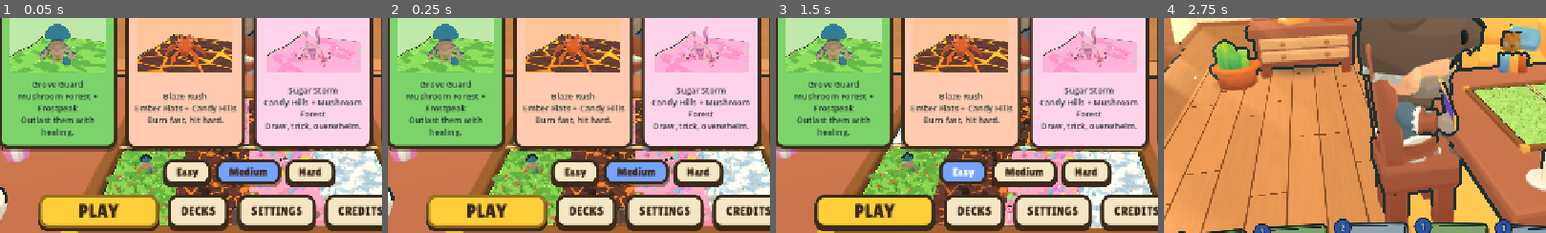
Above: before the commit, frames 1-4 (left to right).
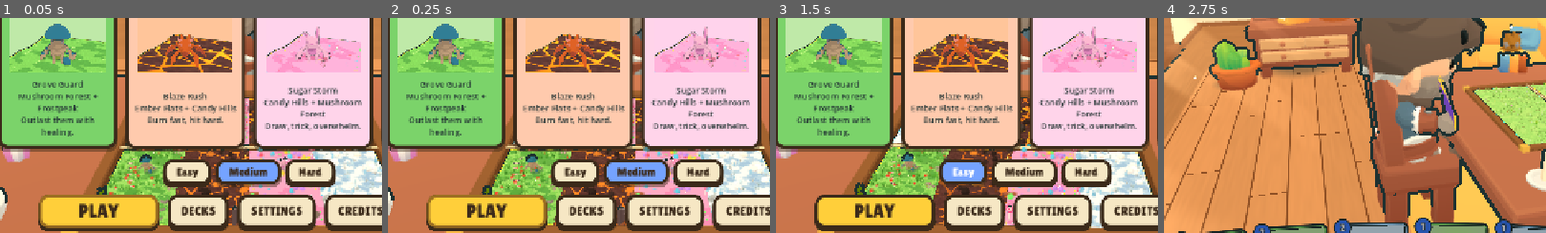
Above: after the commit, the same moments.

Repository: muriarty1893/cardwards
Game: Godot game, scene res://menus/main_menu.tscn
The game is run twice, just before and just after one commit, with the same random seed, the same clock (stepped at 60 frames per second) and the same inputs.
Inputs:
- Up to frame 1 (0.05 s): no input
- Up to frame 2 (0.25 s): no input
- Up to frame 3 (1.5 s): click "Easy" at 0.5 s; click "Easy" at 1.25 s
- Up to frame 4 (2.75 s): click "PLAY" at 2 s
The pictures show only the part of the screen within x 17-67%, y 36-86%; the shares and areas given below are measured in that part.

The runs differ from the first frame. In frame 1, 1.8% of the frame differs, in the area x 25-49%, y 60-97%; in frame 2, 1.8%, in the area x 24-48%, y 60-96%; in frame 3, 1.8%; in frame 4, nothing differs.

Commit message:
feat: Mushroom Forest looks - pond glade, giant shroom grove, mossy knoll
Co-Authored-By: Claude Opus 5.5 <noreply@anthropic.com>

Diff:
--- a/tests/test_land_looks.gd
+++ b/tests/test_land_looks.gd
@@ -33,3 +33,10 @@
 	_expect(1, 1, ["BasaltColumns", "Bridge"], false)
 	_expect(1, 2, ["Ridge", "Vents", "Stumps"], true)
 	return true
+
+
+func test_mushroom_looks() -> bool:
+	_expect(0, 0, ["Pond", "LongGrass", "Reeds"], false)
+	_expect(0, 1, ["GiantShrooms", "Log", "FairyRing"], false)
+	_expect(0, 2, ["Knoll", "Boulders"], false)
+	return true
--- a/view/board/land_looks.gd
+++ b/view/board/land_looks.gd
@@ -21,6 +21,12 @@
 			_lava_rift(ctx)
 		Vector2i(1, 2):
 			_ash_slopes(ctx)
+		Vector2i(0, 0):
+			_pond_glade(ctx)
+		Vector2i(0, 1):
+			_shroom_grove(ctx)
+		Vector2i(0, 2):
+			_mossy_knoll(ctx)
 		_:
 			return false
 	return true
@@ -270,3 +276,126 @@
 		br.rotation.z = -0.9
 		stumps.add_child(br)
 	SetPieces.add_piece(ctx, stumps, Vector3.ZERO, other, other)
+
+
+# --- Mushroom Forest -------------------------------------------------------------------------------
+
+const GRASS: Array = ["#5bbd42", "#6fcf4c", "#86dd5e", "#52b03e"]
+const MOSS := Color("#5aa84a")
+const BARK := Color("#7a5232")
+
+
+## A pond with ripples, lily pads and reeds in the back corner; long swaying grass along both sides.
+static func _pond_glade(ctx: Dictionary) -> void:
+	var box: Rect2 = ctx["box"]
+	var rng := _rng(ctx)
+	var rx: float = box.size.x * 0.5
+	var rz: float = minf(box.size.y * 0.42, rx * 1.9)
+	var c: Vector3 = _at(box, 0.5, lerpf(0.5, _back(ctx), 0.3))
+	var pond := Node3D.new()
+	pond.name = "Pond"
+	pond.add_child(SetPieces.pool(0, rx, rz))
+	for i: int in 3:
+		var a: float = rng.randf() * TAU
+		var e: float = rng.randf_range(0.2, 0.6)
+		var pad := SetPieces.cyl(0.07, 0.07, 0.008, Color("#4fbf4a"), Vector3(cos(a) * rx * e, 0.014, sin(a) * rz * e), 12)
+		pond.add_child(pad)
+		if i == 0:
+			pond.add_child(SetPieces.sphere(0.03, Color("#ffd0e8"), Vector3(cos(a) * rx * e, 0.04, sin(a) * rz * e), Vector3(1, 0.7, 1), 8))
+	SetPieces.add_piece(ctx, pond, c, Rect2(c.x - rx, c.z - rz, rx * 2.0, rz * 2.0), box)
+	# Reeds at the pond's far end.
+	var reeds := Node3D.new()
+	reeds.name = "Reeds"
+	var rz0: float = c.z + rz * (1.0 if _back(ctx) > 0.5 else -1.0) * 0.75
+	for i: int in 5:
+		var x: float = c.x + rng.randf_range(-rx * 0.8, rx * 0.8)
+		var z: float = clampf(rz0 + rng.randf_range(-0.06, 0.06), box.position.y + 0.03, box.end.y - 0.03)
+		var hh: float = rng.randf_range(0.28, 0.45) * float(ctx["scale"])
+		reeds.add_child(SetPieces.cyl(0.008, 0.012, hh, Color("#5c8a3a"), Vector3(x, 0, z), 5))
+		reeds.add_child(SetPieces.cyl(0.022, 0.022, 0.07, Color("#7a4a2a"), Vector3(x, hh * 0.78, z), 6))
+	SetPieces.add_piece(ctx, reeds, Vector3.ZERO, Rect2(c.x - rx, rz0 - 0.1, rx * 2.0, 0.2), box)
+	for key: String in ["band", "other_band"]:
+		var band: Rect2 = ctx[key]
+		var g := Node3D.new()
+		g.name = "LongGrass"
+		g.add_child(SetPieces.long_grass(ctx, band, int(band.size.y * 22.0), GRASS))
+		SetPieces.add_piece(ctx, g, Vector3.ZERO, band, band)
+
+
+## Giant toadstools in the back corner, a fallen log along one side with ferns, a fairy ring in the other corner.
+static func _shroom_grove(ctx: Dictionary) -> void:
+	var box: Rect2 = ctx["box"]
+	var rng := _rng(ctx)
+	var sc: float = ctx["scale"]
+	var caps: Array[Color] = [Color("#e8483c"), Color("#e8873c"), Color("#b05ad8")]
+	var grove := Node3D.new()
+	grove.name = "GiantShrooms"
+	var n: int = 3
+	for i: int in n:
+		var hh: float = lerpf(0.75, 0.45, float(i) / n) * sc
+		var cr: float = hh * 0.42
+		var v: float = lerpf(_back(ctx), 0.5, float(i) / n) * 0.8 + 0.1
+		var x: float = clampf(box.get_center().x + rng.randf_range(-0.05, 0.05), box.position.x + cr, box.end.x - cr)
+		var t: Node3D = SetPieces.toadstool(hh, caps[i % caps.size()], rng)
+		t.position = Vector3(x, 0, lerpf(box.position.y, box.end.y, v))
+		grove.add_child(t)
+	SetPieces.add_piece(ctx, grove, Vector3.ZERO, box, box)
+	var band: Rect2 = ctx["band"]
+	var log := Node3D.new()
+	log.name = "Log"
+	var lr: float = clampf(band.size.x * 0.45, 0.06, 0.1)
+	var ll: float = minf(band.size.y * 0.5, 1.1)
+	var lz: float = lerpf(band.position.y + ll / 2.0, band.end.y - ll / 2.0, rng.randf())
+	var trunk := SetPieces.mesh(Palette.cylinder(lr, lr, ll, 12), BARK, Vector3.ZERO)
+	trunk.rotation.x = PI / 2.0
+	trunk.position = Vector3(band.get_center().x, lr, lz)
+	log.add_child(trunk)
+	for sz: float in [-1.0, 1.0]:
+		var end := SetPieces.mesh(Palette.cylinder(lr * 0.85, lr * 0.85, 0.012, 12), Color("#d8b483"), Vector3.ZERO)
+		end.rotation.x = PI / 2.0
+		end.position = Vector3(band.get_center().x, lr, lz + sz * ll / 2.0)
+		log.add_child(end)
+	log.add_child(SetPieces.sphere(lr * 0.7, MOSS, Vector3(band.get_center().x, lr * 1.7, lz + ll * 0.15), Vector3(1.2, 0.45, 2.0), 8))
+	var fern: Node3D = SetPieces.model("nature/Fern_1", 0.22 * sc)
+	fern.position = Vector3(band.get_center().x, 0, clampf(lz + ll / 2.0 + 0.12, band.position.y, band.end.y))
+	log.add_child(fern)
+	SetPieces.add_piece(ctx, log, Vector3.ZERO, Rect2(band.position.x, lz - ll / 2.0, band.size.x, ll), band)
+	var other: Rect2 = ctx["other_box"]
+	var ring := Node3D.new()
+	ring.name = "FairyRing"
+	var rr: float = minf(other.size.x, other.size.y) * 0.38
+	var rc: Vector3 = _at(other, 0.5, 0.5)
+	for i: int in 9:
+		var a: float = TAU * i / 9.0
+		var t: Node3D = SetPieces.toadstool(rng.randf_range(0.08, 0.12), Color("#fff2e0") if i % 3 else Color("#ffcf6a"), rng)
+		t.position = rc + Vector3(cos(a) * rr, 0, sin(a) * rr)
+		ring.add_child(t)
+	SetPieces.add_piece(ctx, ring, Vector3.ZERO, Rect2(rc.x - rr - 0.06, rc.z - rr - 0.06, rr * 2.0 + 0.12, rr * 2.0 + 0.12), other)
+
+
+## A raised mossy knoll with a big tree in the back corner, mossy boulders in the other; the lane shader paints
+## clover patches and a stepping-stone path.
+static func _mossy_knoll(ctx: Dictionary) -> void:
+	var box: Rect2 = ctx["box"]
+	var rng := _rng(ctx)
+	var sc: float = ctx["scale"]
+	var knoll := Node3D.new()
+	knoll.name = "Knoll"
+	var rx: float = box.size.x * 0.5
+	var rz: float = minf(box.size.y * 0.45, rx * 2.2)
+	var c: Vector3 = _at(box, 0.5, lerpf(0.5, _back(ctx), 0.2))
+	knoll.add_child(SetPieces.sphere(1.0, MOSS, Vector3(0, -0.02, 0), Vector3(rx, 0.24 * sc, rz), 18))
+	knoll.add_child(SetPieces.sphere(1.0, Color("#6fbf55"), Vector3(0, 0.0, 0), Vector3(rx * 0.7, 0.26 * sc, rz * 0.7), 16))
+	var tree: Node3D = SetPieces.model("nature/CommonTree_1" if rng.randf() < 0.5 else "nature/CommonTree_3", 0.95 * sc, Toon.NO_TINT, 0.03)
+	tree.position = Vector3(0, 0.2 * sc, 0)
+	knoll.add_child(tree)
+	SetPieces.add_piece(ctx, knoll, c, Rect2(c.x - rx, c.z - rz, rx * 2.0, rz * 2.0), box)
+	var other: Rect2 = ctx["other_box"]
+	var boulders := Node3D.new()
+	boulders.name = "Boulders"
+	for i: int in 3:
+		var br: float = minf(other.size.x * 0.32, 0.16) * rng.randf_range(0.7, 1.0)
+		var p := Vector3(clampf(other.get_center().x + rng.randf_range(-0.05, 0.05), other.position.x + br, other.end.x - br), 0.0, lerpf(other.position.y + br, other.end.y - br, (i + 0.5) / 3.0))
+		boulders.add_child(SetPieces.sphere(br, Color("#8f8a80"), p + Vector3(0, br * 0.35, 0), Vector3(1.0, 0.75, 1.0), 10))
+		boulders.add_child(SetPieces.sphere(br * 0.8, MOSS, p + Vector3(0, br * 0.85, 0), Vector3(1.0, 0.35, 1.0), 10))
+	SetPieces.add_piece(ctx, boulders, Vector3.ZERO, other, other)
--- a/view/board/lane.gdshader
+++ b/view/board/lane.gdshader
@@ -140,7 +140,26 @@
 vec3 features(int l, int v, vec2 p, vec2 pw, float side_d, vec3 col, inout vec3 emi) {
 	vec2 bc = (corner_box.xy + corner_box.zw) * 0.5;
 	vec2 bs = max(corner_box.zw - corner_box.xy, vec2(0.05));
-	if (l == 1) {
+	if (l == 0) {
+		if (v == 0) {          // Pond Glade: a darker damp shore around the pond
+			float d = length((p - bc) / (bs * vec2(0.62, 0.55)));
+			col = mix(col, col * vec3(0.72, 0.85, 0.7), (1.0 - smoothstep(0.75, 1.15, d)) * 0.7);
+		} else if (v == 1) {   // Giant Shroom Grove: dappled shade
+			float shade = smoothstep(0.45, 0.7, fbm(pw * 1.7 + 4.0));
+			col = mix(col, col * 0.78, shade * 0.6);
+		} else {               // Mossy Knoll: clover patches and a stepping-stone path from the knoll to the seam
+			float clover = smoothstep(0.58, 0.66, fbm(pw * 2.3 + 7.0));
+			col = mix(col, vec3(0.62, 0.86, 0.45), clover * 0.6);
+			float cell = 0.42;
+			float zc = (floor(p.y / cell) + 0.5) * cell;
+			float px = bc.x * 0.6 + 0.22 * sin(zc * 1.7 + 0.7);
+			vec2 sd = (p - vec2(px, zc)) / vec2(0.11, 0.08);
+			float stone = 1.0 - smoothstep(0.85, 1.0, length(sd));
+			float edge = smoothstep(0.7, 0.85, length(sd)) * stone;
+			col = mix(col, vec3(0.78, 0.74, 0.66), stone);
+			col = mix(col, INK, edge * 0.7);
+		}
+	} else if (l == 1) {
 		if (v == 0) {          // Volcano: scorched ground with glowing cracks around its foot
 			float d = length((p - bc) / (bs * vec2(1.1, 0.75)));
 			float scorch = 1.0 - smoothstep(0.55, 1.25, d);
--- /dev/null
+++ b/view/board/pond.gdshader
@@ -0,0 +1,40 @@
+shader_type spatial;
+render_mode unshaded, cull_back;
+// A flat pool on a land (board look 2): 0 water (ripples + sparkles), 1 ice (cracks + sheen), 2 chocolate (glossy
+// swirl). Drawn on an ellipse disc whose UV runs 0..1 across; ink rim at the shore.
+
+#include "res://view/look/color_space.gdshaderinc"
+
+uniform int kind = 0;
+uniform sampler2D cell_tex : repeat_enable, filter_linear_mipmap;
+
+const vec3 INK = vec3(0.133, 0.2, 0.2);
+
+void fragment() {
+	vec2 q = (UV - 0.5) * 2.0;
+	float r = length(q);
+	if (r > 1.0) {
+		discard;
+	}
+	vec3 col;
+	if (kind == 0) {
+		vec3 deep = vec3(0.12, 0.42, 0.62);
+		vec3 shallow = vec3(0.35, 0.75, 0.85);
+		col = mix(deep, shallow, smoothstep(0.2, 0.95, r));
+		float rings = sin(r * 26.0 - TIME * 2.2) * 0.5 + 0.5;
+		col = mix(col, vec3(0.75, 0.93, 1.0), smoothstep(0.82, 1.0, rings) * 0.35 * (1.0 - r));
+		float glint = smoothstep(0.92, 1.0, sin(q.x * 9.0 + TIME * 1.3) * sin(q.y * 7.0 - TIME * 0.9));
+		col = mix(col, vec3(1.0), glint * 0.7);
+	} else if (kind == 1) {
+		col = mix(vec3(0.72, 0.88, 0.98), vec3(0.92, 0.97, 1.0), smoothstep(0.0, 0.9, r));
+		float crack = 1.0 - smoothstep(0.02, 0.06, texture(cell_tex, UV * 0.9).r);
+		col = mix(col, vec3(0.55, 0.72, 0.9), crack * 0.8);
+		float sheen = smoothstep(0.15, 0.0, abs(q.x + q.y * 0.6 - 0.3 + 0.15 * sin(TIME * 0.5)));
+		col = mix(col, vec3(1.0), sheen * 0.6);
+	} else {
+		col = mix(vec3(0.33, 0.18, 0.1), vec3(0.45, 0.26, 0.15), 0.5 + 0.5 * sin(atan(q.y, q.x) * 3.0 + r * 8.0 - TIME * 0.8));
+		col = mix(col, vec3(0.85, 0.65, 0.5), smoothstep(0.9, 1.0, sin(r * 14.0 - TIME * 1.1)) * 0.25);
+	}
+	col = mix(col, INK, smoothstep(0.9, 0.97, r));
+	ALBEDO = out_col(col);
+}
--- a/view/board/set_pieces.gd
+++ b/view/board/set_pieces.gd
@@ -136,6 +136,60 @@
 	return mdl
 
 
+## A flat pool (0 water, 1 ice, 2 chocolate) filling an ellipse of radii (rx, rz) at y just above the ground.
+static func pool(kind: int, rx: float, rz: float) -> MeshInstance3D:
+	var q := QuadMesh.new()
+	q.size = Vector2(rx * 2.0, rz * 2.0)
+	q.orientation = PlaneMesh.FACE_Y
+	var m := ShaderMaterial.new()
+	m.shader = load("res://view/board/pond.gdshader") as Shader
+	m.set_shader_parameter("kind", kind)
+	m.set_shader_parameter("cell_tex", NoiseBank.cells())
+	var mi := Palette.mesh(q, m, Vector3(0, 0.012, 0), false)
+	return mi
+
+
+## Tall swaying grass (the cover's tuft, bending away from creatures) scattered in `area`.
+static func long_grass(ctx: Dictionary, area: Rect2, n: int, colors: Array, h: Vector2 = Vector2(0.38, 0.62)) -> MultiMeshInstance3D:
+	var rng: RandomNumberGenerator = ctx["rng"]
+	n = int(round(n * float(ctx["density"])))
+	var mm := MultiMesh.new()
+	mm.transform_format = MultiMesh.TRANSFORM_3D
+	mm.use_custom_data = true
+	mm.use_colors = true
+	mm.mesh = LaneDressing._mesh(&"tuft")
+	mm.instance_count = maxi(n, 1)
+	for i: int in mm.instance_count:
+		var pos := Vector3(rng.randf_range(area.position.x, area.end.x), 0.0, rng.randf_range(area.position.y, area.end.y))
+		var k: float = rng.randf_range(h.x, h.y) * float(ctx["scale"])
+		var basis := Basis(Vector3.UP, rng.randf() * TAU).scaled(Vector3(k * 0.7, k, k * 0.7))
+		mm.set_instance_transform(i, Transform3D(basis, pos))
+		var c := Color(colors[rng.randi_range(0, colors.size() - 1)]).srgb_to_linear()
+		mm.set_instance_custom_data(i, Color(c.r, c.g, c.b, 1.0))
+		mm.set_instance_color(i, Color.WHITE)
+	var mmi := MultiMeshInstance3D.new()
+	mmi.multimesh = mm
+	mmi.material_override = LaneDressing.cover_material()
+	mmi.cast_shadow = GeometryInstance3D.SHADOW_CASTING_SETTING_OFF
+	return mmi
+
+
+## A storybook toadstool: cream stem, round cap with white spots, base at y = 0.
+static func toadstool(h: float, cap: Color, rng: RandomNumberGenerator) -> Node3D:
+	var t := Node3D.new()
+	var stem_r: float = h * 0.13
+	t.add_child(cyl(stem_r * 0.85, stem_r * 1.15, h * 0.72, Color("#f3e6c8"), Vector3.ZERO, 10))
+	var cr: float = h * 0.42
+	t.add_child(sphere(cr, cap, Vector3(0, h * 0.72, 0), Vector3(1.0, 0.62, 1.0), 16))
+	for i: int in 5:
+		var a: float = rng.randf() * TAU
+		var e: float = rng.randf_range(0.25, 0.85)
+		var dir := Vector3(cos(a) * e, 0.0, sin(a) * e)
+		var pos := Vector3(dir.x * cr, h * 0.72 + cr * 0.62 * sqrt(maxf(1.0 - e * e, 0.0)), dir.z * cr)
+		t.add_child(sphere(cr * 0.14, Color("#fff8ec"), pos, Vector3(1.0, 0.5, 1.0), 8))
+	return t
+
+
 ## A small cluster of `n` rocks inside `area` (the fallback look).
 static func rocks(ctx: Dictionary, area: Rect2, n: int) -> void:
 	var rng: RandomNumberGenerator = ctx["rng"]
